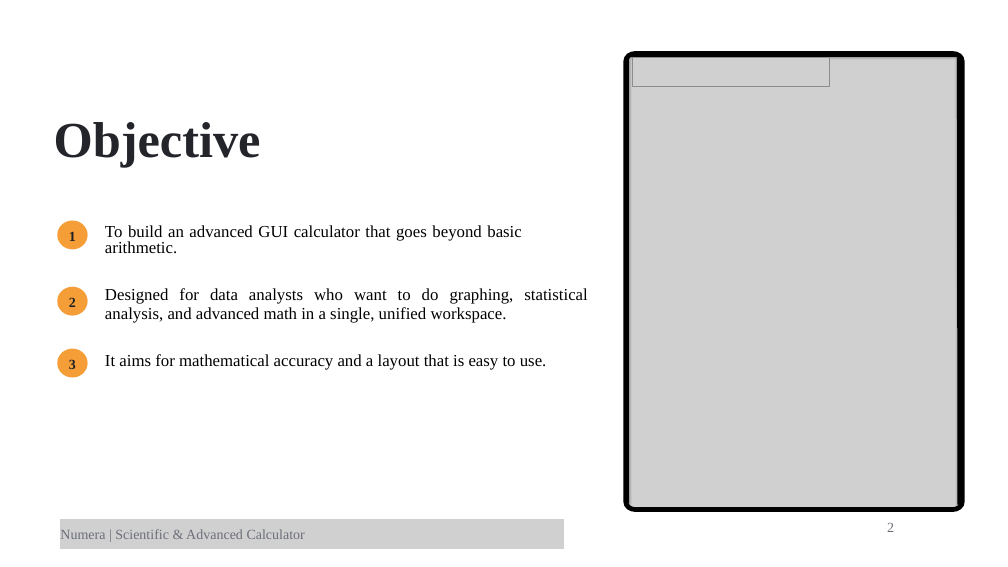
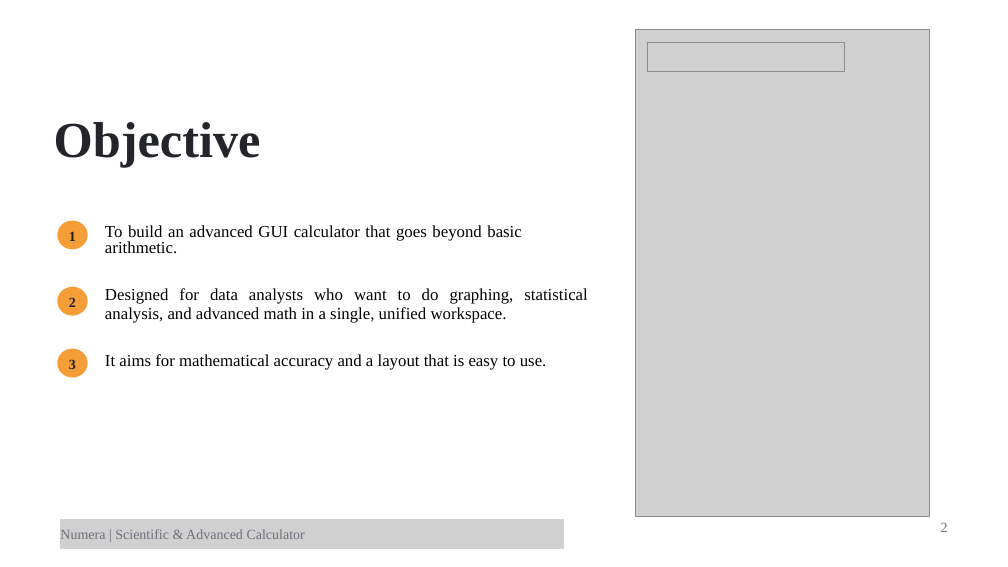
Before and after one commit to Aditi020/Numera, a slide deck: slide 2 of docs/Numera.pptx. Drawn at 1008x567 pixels with LibreOffice and Linux fonts; fonts in the diff are those of the drawing; grey boxes stand for pictures. Boxes give left, top, right and bottom in pixels: in the first picture for what was removed or moved away, otherwise in the second. Text is boxed around its words. In the diff, an @@ line names an element or a change of style, - is before the commit and + after.

Commit message:
Updated Presentation

```diff
--- a/docs/Numera.pptx
+++ b/docs/Numera.pptx
@@ picture: place and size @@
-picture at <box>626,53,962,510</box>
+picture at <box>636,29,929,516</box>
@@ line removed from (627, 55) to (960, 55) @@
@@ line removed from (627, 58) to (627, 503) @@
@@ picture: place and size @@
-picture at <box>633,57,830,86</box>
+picture at <box>647,42,844,71</box>
@@ line removed from (959, 57) to (960, 505) @@
@@ text "2" at <box>941,523,948,532</box>: alignment justified to right @@
```
Also in this commit, not shown: 3 other slides changed, 1 other file.
